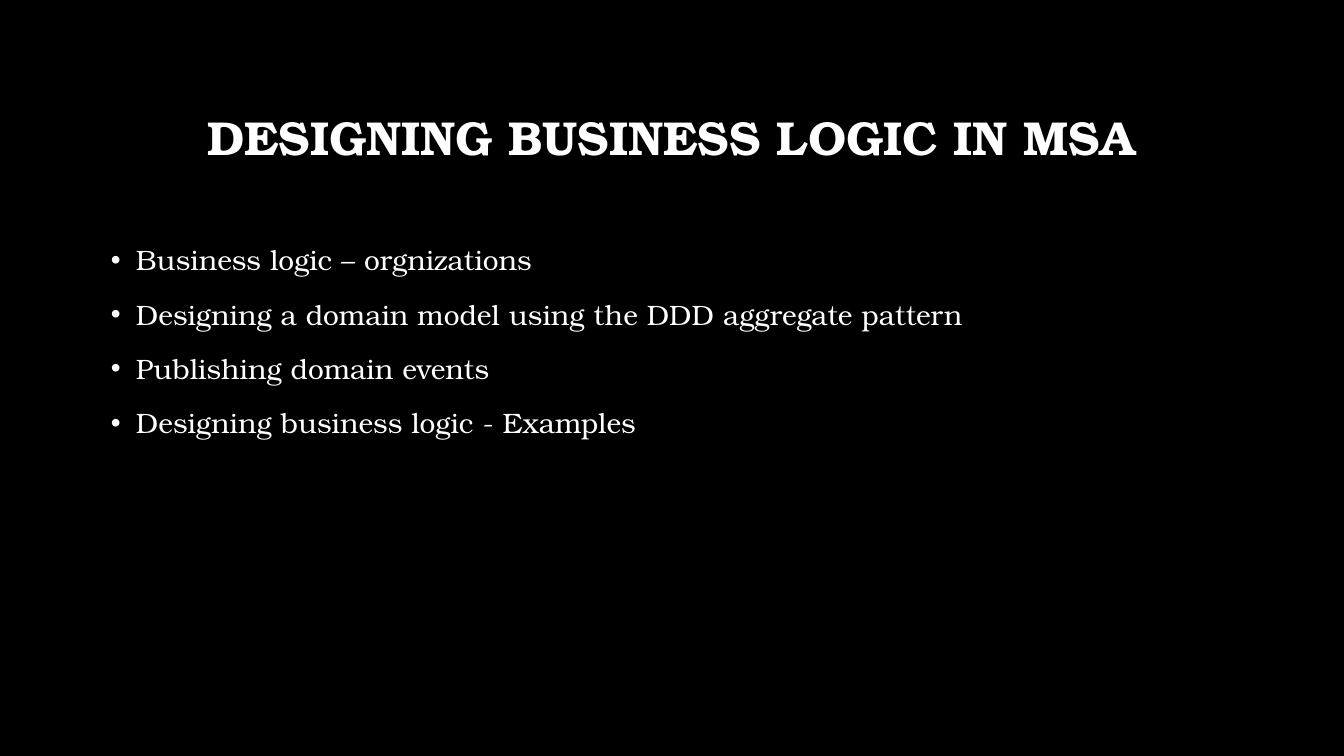
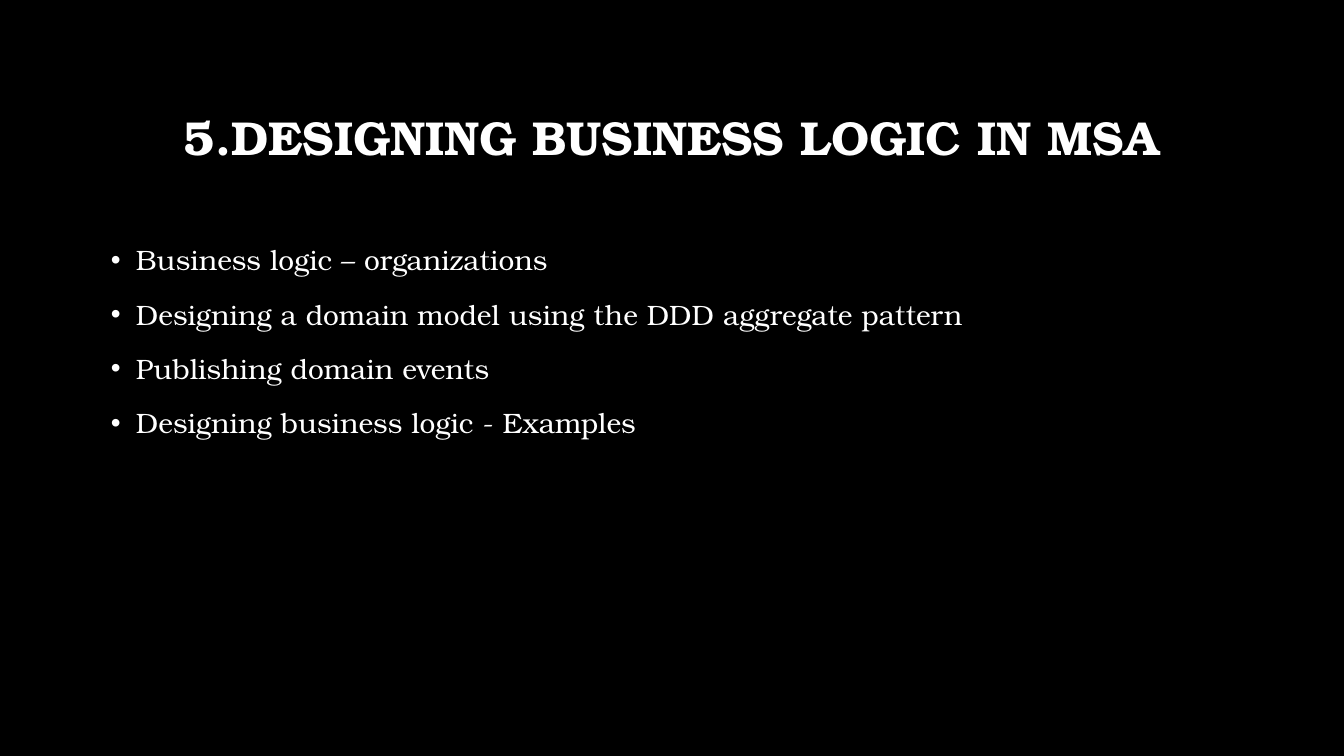
Before and after one commit to BharadwajMamidisetti/m5s8, a slide deck: slide 6 of docs/presentations/Microservices.pptx (slide 5 before the commit). Drawn at 1344x756 pixels with LibreOffice and Linux fonts; fonts in the diff are those of the drawing; background and template pictures are left out. Boxes give left, top, right and bottom in pixels: in the first picture for what was removed or moved away, otherwise in the second. Text is boxed around its words. In the diff, an @@ line names an element or a change of style, - is before the commit and + after.

```diff
--- a/docs/presentations/Microservices.pptx
+++ b/docs/presentations/Microservices.pptx
@@ title at <box>184,120,1159,156</box>: text changed @@
-DESIGNING BUSINESS LOGIC IN MSA
+5.DESIGNING BUSINESS LOGIC IN MSA
@@ text at <box>136,250,547,277</box>: text changed @@
-• Business logic – orgnizations
+• Business logic – organizations
```
Also in this commit, not shown: 4 other slides changed, 12 slides added.
